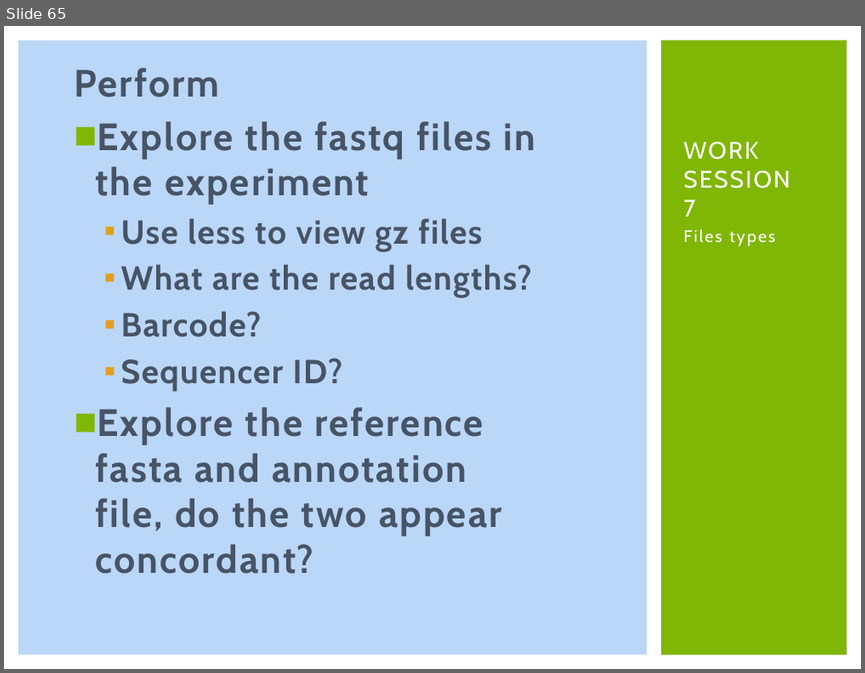
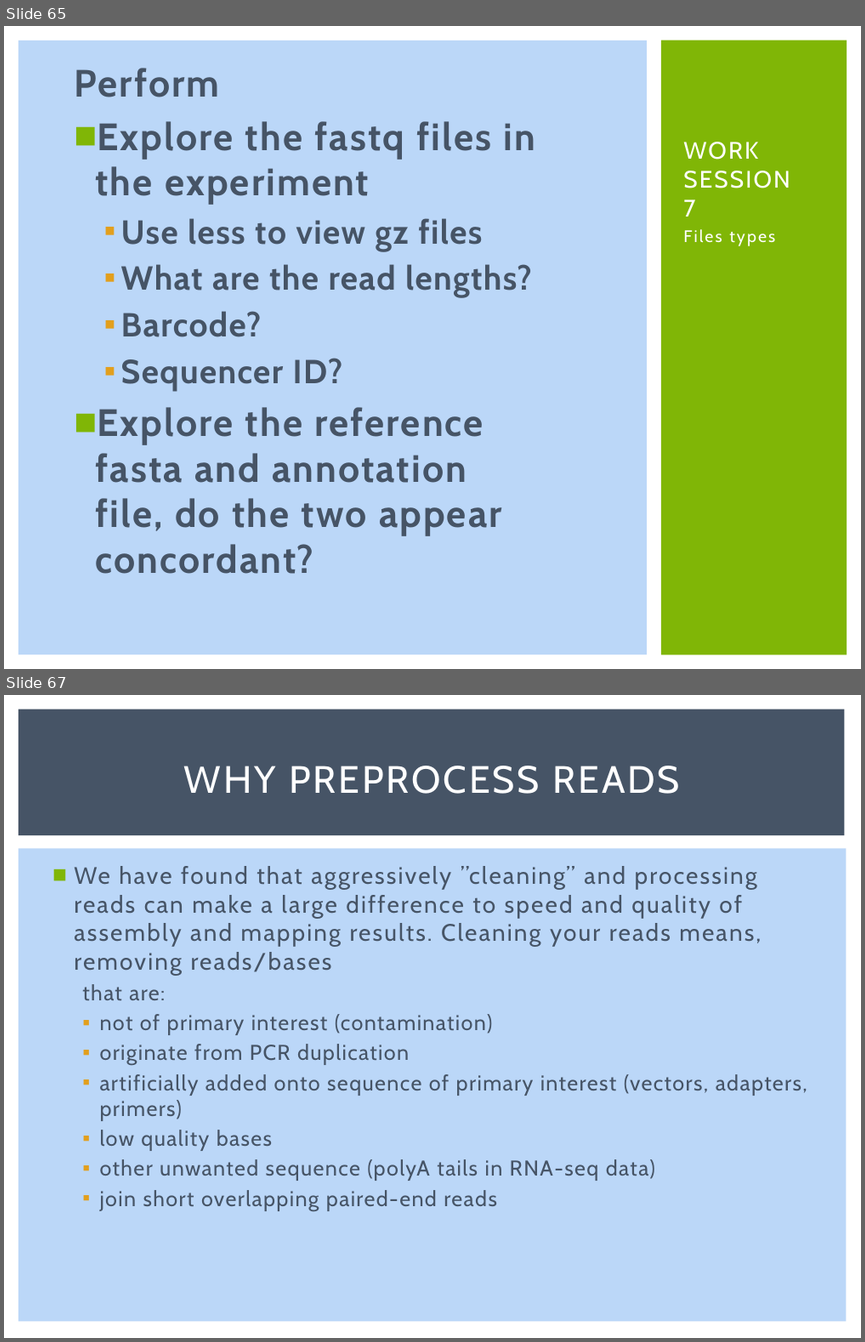
Before and after one commit to msettles/Workshop_RNAseq, a slide deck: powerpoints/RNA-seq-Piracicaba2015.pptx. Shown one above the other, each under a label of ours: slide 65 before the commit, slides 65 and 67 after it; the slides between them are not shown. The pictures are 865x673 and 865x1342 pixels, drawn with LibreOffice and Linux fonts; fonts in the diff are those of the drawing. Boxes give left, top, right and bottom in pixels: in the first picture for what was removed or moved away, otherwise in the second. Text is boxed around its words. In the diff, an @@ line names an element or a change of style, - is before the commit and + after.

```diff
--- a/powerpoints/RNA-seq-Piracicaba2015.pptx
+++ b/powerpoints/RNA-seq-Piracicaba2015.pptx
@@ slide 67 added at (x1=4, y1=695, x2=861, y2=1338), background #FFFFFF @@
@@ rectangle added at (x1=18, y1=709, x2=845, y2=835), fill #465466 @@
@@ title added at (x1=184, y1=766, x2=680, y2=794), 32 pt, text #FFFFFF @@
+WHY PREPROCESS READS
@@ rectangle added at (x1=18, y1=848, x2=846, y2=1321), fill #BBD7F8 @@
@@ text added at (x1=74, y1=866, x2=807, y2=1211), 18 pt, text #465466 @@
+■ We have found that aggressively ”cleaning” and processing reads can make a large difference to speed and quality of assembly and mapping results. Cleaning your reads means, removing reads/bases
+  that are:
+  ▪ not of primary interest (contamination)
+  ▪ originate from PCR duplication
+  ▪ artificially added onto sequence of primary interest (vectors, adapters, primers)
+  ▪ low quality bases
+  ▪ other unwanted sequence (polyA tails in RNA-seq data)
+  ▪ join short overlapping paired-end reads
```
Also in this commit, not shown: 31 other slides added, 6 other files.
